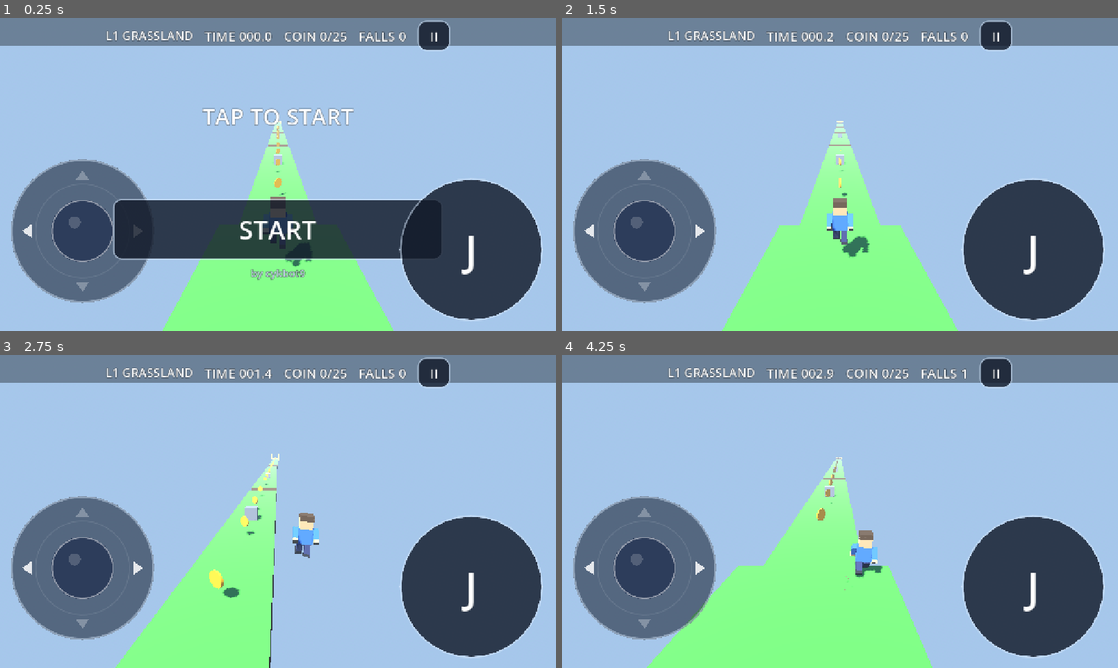
Above: before the commit, frames 1-4 (two rows, left to right).
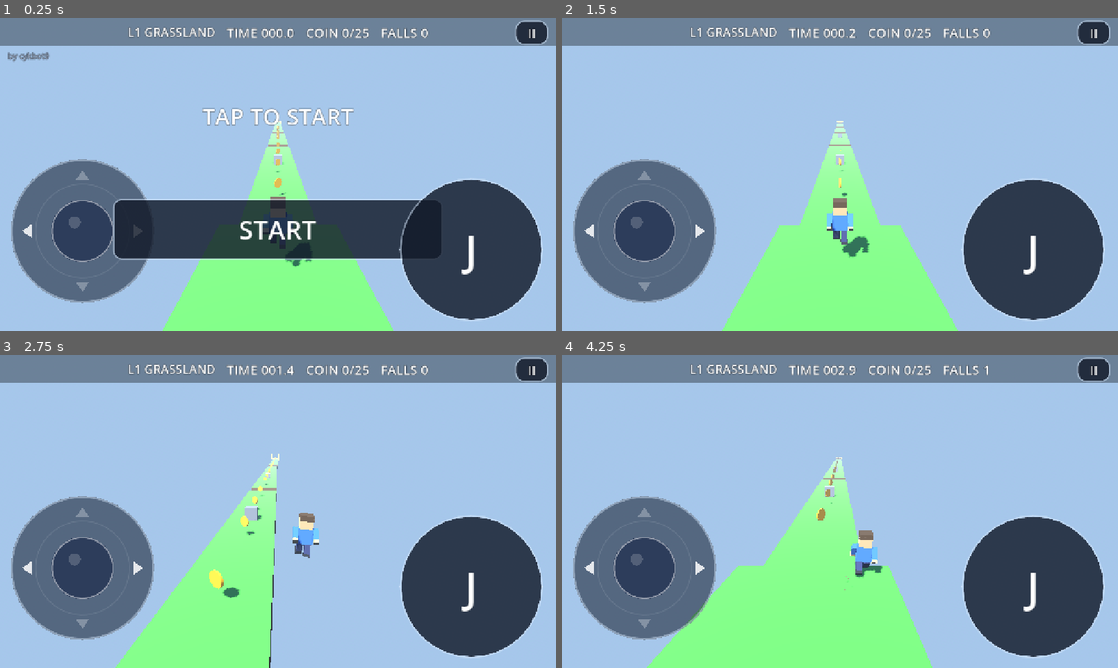
Above: after the commit, the same moments.

Repository: cykgames/001-parkour
Game: Godot game, scene res://Main.tscn
Two runs of this game, one before a commit and one after it. Both use one fixed random seed, a clock stepped at 60 frames per second and the inputs below. Sound files missing from this copy of the repository are replaced by a short silence.
Inputs (mouse positions are in pixels of both pictures, inside the frame that each line leads up to):
- Up to frame 1 (0.25 s): no input
- Up to frame 2 (1.5 s): click (995, 36) at 0.5 s, where only the run before the commit has a clickable "II"; click "START" at 1.25 s
- Up to frame 3 (2.75 s): move the mouse to (400, 495) at 2.02 s; hold Right (move_right) from 2.03 s (still down); click (400, 495) at 2.17 s; tap Space (jump) at 2.27 s
- Up to frame 4 (4.25 s): release Right (move_right) at 2.75 s; drag from (728, 527) to (812, 574) at 2.77 s; move the mouse to (895, 442) at 3.52 s; hold Right (move_right) from 3.53 s (still down); click (895, 442) at 3.67 s

The runs differ from the first frame. In frame 1, 2.5% of the frame differs, in the area x 1-99%, y 0-84%; in frame 2, 2.2%; in frame 3, 2.1%; in frame 4, 2.2%.

Commit message:
fix(ui): enlarge pause hit area, unstack title from character
- pause button: invisible 166x166 touch target (140px on device) around the small visual chip
- title: START bar moved to the 77-82% band, author tag moved to the top-left corner
- both changes are portrait-only; landscape/desktop layout unchanged

Found by the muse-spark critic pass (layout/affordance).

Diff:
--- a/HUD.gd
+++ b/HUD.gd
@@ -96,6 +96,9 @@
 
 
 func _build_ui() -> void:
+	# CanvasLayer is not a CanvasItem: query the viewport rect directly.
+	var vp_size := get_viewport().get_visible_rect().size
+	var portrait := vp_size.y > vp_size.x
 	# Top bar background + labels
 	var topbg := ColorRect.new()
 	topbg.color = Color(0, 0, 0, 0.35)
@@ -120,10 +123,43 @@
 	bar.add_child(_time_label)
 	bar.add_child(_coin_label)
 	bar.add_child(_fall_label)
-	_pause_button = _mk_button("II", 30)
-	_pause_button.custom_minimum_size = Vector2(76, 56)
+	# Pause: the visible chip stays bar-sized, but the real touch target is
+	# an invisible 166x166 button in the top-right corner (>=120 device px
+	# at the 0.84375 portrait scale). The chip is a child panel, so a tap
+	# anywhere in the big rect toggles pause.
+	_pause_button = Button.new()
+	_pause_button.focus_mode = Control.FOCUS_NONE
+	for sn in ["normal", "hover", "pressed", "focus", "disabled"]:
+		_pause_button.add_theme_stylebox_override(sn, StyleBoxEmpty.new())
+	_pause_button.set_anchors_preset(Control.PRESET_TOP_RIGHT)
+	_pause_button.offset_left = -166.0
+	_pause_button.offset_top = 0.0
+	_pause_button.offset_right = 0.0
+	_pause_button.offset_bottom = 166.0
 	_pause_button.pressed.connect(toggle_pause)
-	bar.add_child(_pause_button)
+	add_child(_pause_button)
+	var pause_face := Panel.new()
+	pause_face.mouse_filter = Control.MOUSE_FILTER_IGNORE
+	var pfs := StyleBoxFlat.new()
+	pfs.bg_color = Color(0.07, 0.10, 0.16, 0.82)
+	pfs.border_color = Color(0.85, 0.92, 1.0, 0.5)
+	pfs.set_border_width_all(3)
+	pfs.set_corner_radius_all(20)
+	pause_face.add_theme_stylebox_override("panel", pfs)
+	pause_face.set_anchors_preset(Control.PRESET_TOP_RIGHT)
+	pause_face.offset_left = -94.0
+	pause_face.offset_top = 6.0
+	pause_face.offset_right = -18.0
+	pause_face.offset_bottom = 62.0
+	_pause_button.add_child(pause_face)
+	var pause_glyph := _mk_label("II", 30)
+	pause_glyph.mouse_filter = Control.MOUSE_FILTER_IGNORE
+	pause_glyph.set_anchors_preset(Control.PRESET_FULL_RECT)
+	pause_glyph.horizontal_alignment = HORIZONTAL_ALIGNMENT_CENTER
+	pause_glyph.vertical_alignment = VERTICAL_ALIGNMENT_CENTER
+	pause_face.add_child(pause_glyph)
+	_pause_button.button_down.connect(func() -> void: pause_face.modulate = Color(0.55, 0.85, 1.7))
+	_pause_button.button_up.connect(func() -> void: pause_face.modulate = Color.WHITE)
 
 	# Anchored joystick (bottom-left zone): swipe anywhere in the zone to
 	# strafe; the disc stays near home and only leans a little when the thumb
@@ -156,28 +192,48 @@
 	_centered(_best_label, 0, 40)
 	_best_label.visible = false
 	add_child(_best_label)
-	# Finish/start primary button: big thumb target (760x140).
+	# Finish/start primary button: big thumb target (760x150).
 	_center_button = _mk_button("START", 60)
-	_centered(_center_button, 56, 196, 380)
+	if portrait:
+		# Portrait title: the character stands at ~57-74% screen height, so
+		# the old mid-screen START bar covered it. Park START in the free
+		# band above the touch controls (thumb zone, ~77-82% height).
+		_center_button.set_anchors_preset(Control.PRESET_CENTER_BOTTOM)
+		_center_button.offset_left = -380.0
+		_center_button.offset_right = 380.0
+		_center_button.offset_top = -640.0
+		_center_button.offset_bottom = -490.0
+	else:
+		_centered(_center_button, 56, 196, 380)
 	_center_button.pressed.connect(_on_center_pressed)
 	add_child(_center_button)
-	# Author credit on the title gate; hidden once the run starts.
-	_author_label = _mk_label("by cykbot9", 24)
-	_author_label.horizontal_alignment = HORIZONTAL_ALIGNMENT_CENTER
-	_author_label.add_theme_color_override("font_color", Color(0.75, 0.8, 0.9))
-	_centered(_author_label, 210, 250)
+	# Author credit: small corner tag below the HUD bar, never on the
+	# character (the old centered tag rendered on its head).
+	_author_label = _mk_label("by cykbot9", 18)
+	_author_label.add_theme_color_override("font_color", Color(0.75, 0.8, 0.9, 0.6))
+	_author_label.set_anchors_preset(Control.PRESET_TOP_LEFT)
+	_author_label.offset_left = 18.0
+	_author_label.offset_top = 74.0
+	_author_label.offset_right = 320.0
+	_author_label.offset_bottom = 104.0
 	add_child(_author_label)
-	# Finish secondary row: RESTART + EXIT side by side, same height (120),
-	# much taller than the old 66px RESTART. Fits 720p landscape (bottom 336).
+	# Finish secondary row: RESTART + EXIT side by side, same height (150).
+	# Landscape keeps the old bottom row; portrait tucks it just under the
+	# best-time line so it never covers the character either.
+	var row_top := 216.0
+	var row_bottom := 336.0
+	if portrait:
+		row_top = 48.0
+		row_bottom = 198.0
 	_restart_button = _mk_button("RESTART", 46)
-	_centered(_restart_button, 216, 336, 185)
+	_centered(_restart_button, row_top, row_bottom, 185)
 	_restart_button.offset_left -= 195
 	_restart_button.offset_right -= 195
 	_restart_button.pressed.connect(_on_restart_pressed)
 	_restart_button.visible = false
 	add_child(_restart_button)
 	_exit_button = _mk_button("EXIT", 46)
-	_centered(_exit_button, 216, 336, 185)
+	_centered(_exit_button, row_top, row_bottom, 185)
 	_exit_button.offset_left += 195
 	_exit_button.offset_right += 195
 	_exit_button.pressed.connect(_on_exit_pressed)
